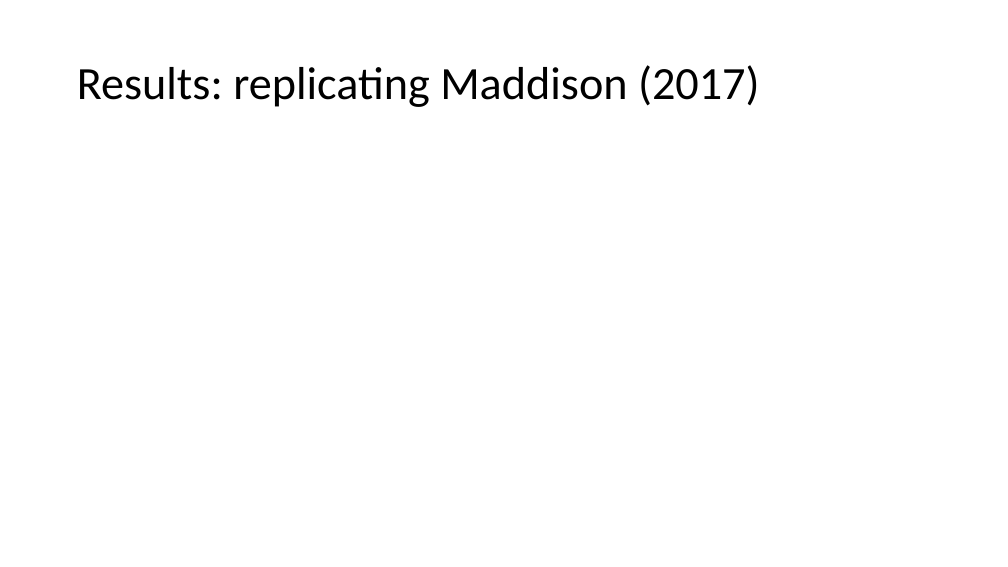
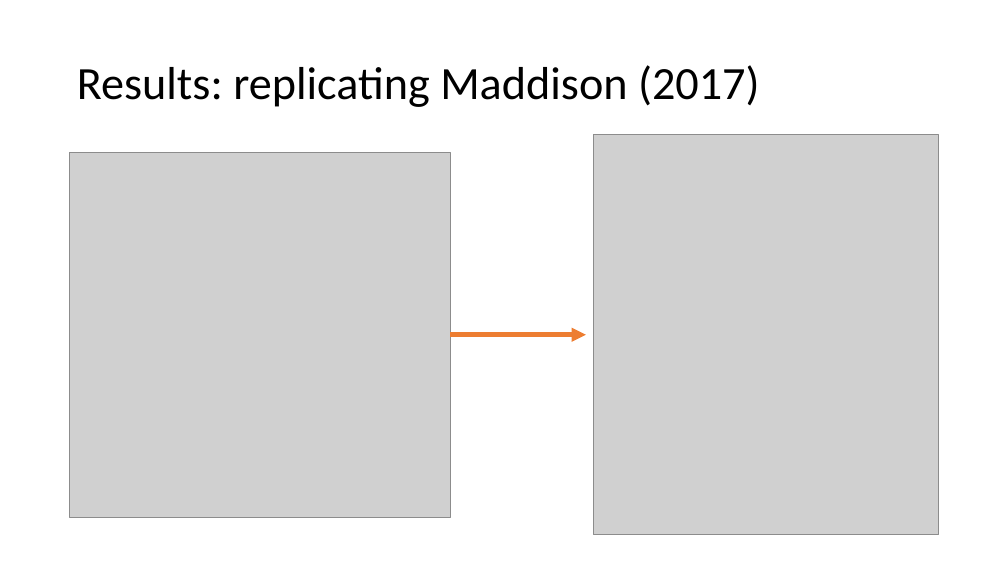
Before and after one commit to brpetrucci/ssetests_chap1, a slide deck: slide 7 of presentation/evol_2023.pptx (slide 9 before the commit). Drawn at 1008x567 pixels with LibreOffice and Linux fonts; fonts in the diff are those of the drawing; grey boxes stand for pictures. Boxes give left, top, right and bottom in pixels: in the first picture for what was removed or moved away, otherwise in the second. Text is boxed around its words. In the diff, an @@ line names an element or a change of style, - is before the commit and + after.

```diff
--- a/presentation/evol_2023.pptx
+++ b/presentation/evol_2023.pptx
@@ picture added at [594,135,939,535] @@
@@ picture added at [70,153,451,518] @@
@@ arrow added from (450, 335) to (586, 335), #ED7D31 4.5 pt @@
```
Also in this commit, not shown: 3 other slides changed, 18 slides added, 8 slides removed, 5 other files.
